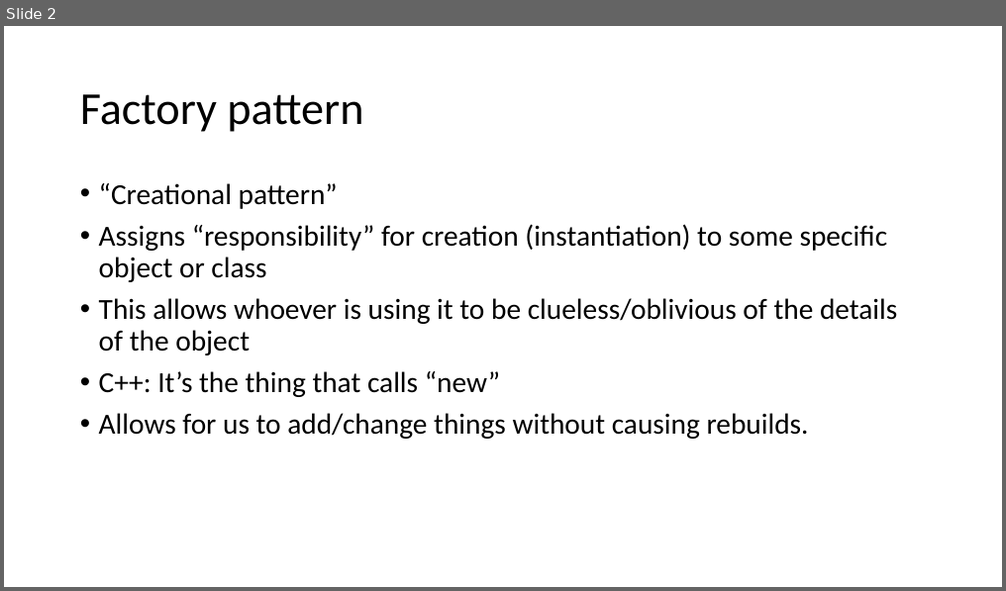
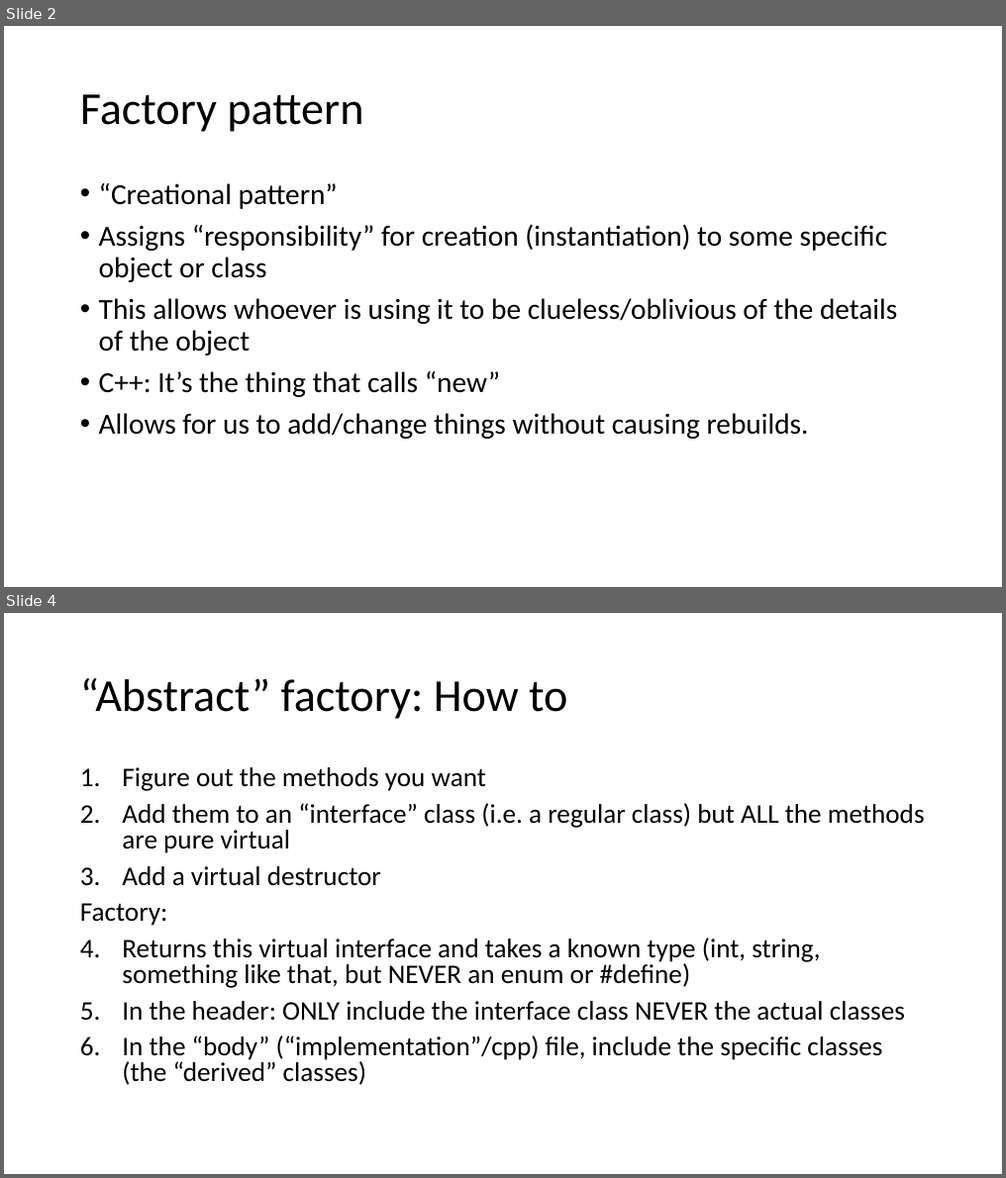
Before and after one commit to yellowflash07/GDP202324, a slide deck: 6044_FramPat/D2D/W02/Factory Patterns (Abstract Factory, Builder).pptx. Shown one above the other, each under a label of ours: slide 2 before the commit, slides 2 and 4 after it; the slides between them are not shown. The pictures are 1006x591 and 1006x1178 pixels, drawn with LibreOffice and Linux fonts; fonts in the diff are those of the drawing. Boxes give left, top, right and bottom in pixels: in the first picture for what was removed or moved away, otherwise in the second. Text is boxed around its words. In the diff, an @@ line names an element or a change of style, - is before the commit and + after.

```diff
--- a/6044_FramPat/D2D/W02/Factory Patterns (Abstract Factory, Builder).pptx
+++ b/6044_FramPat/D2D/W02/Factory Patterns (Abstract Factory, Builder).pptx
@@ slide 4 added at [4,613,1002,1174], background #FFFFFF @@
@@ title added at [80,678,567,719], 44 pt, text #000000 @@
+“Abstract” factory: How to
@@ text added at [80,767,925,1085], 25.9 pt, text #000000 @@
+1. Figure out the methods you want
+2. Add them to an “interface” class (i.e. a regular class) but ALL the methods are pure virtual
+3. Add a virtual destructor
+Factory:
+1. Returns this virtual interface and takes a known type (int, string, something like that, but NEVER an enum or #define)
+2. In the header: ONLY include the interface class NEVER the actual classes
+3. In the “body” (“implementation”/cpp) file, include the specific classes (the “derived” classes)
```
Also in this commit, not shown: 1 slide changed, 3 other slides added, 29 other files.
